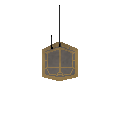
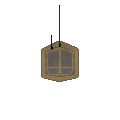
Before/after of a (120, 120) layered artwork. What changed in the layer stack:
painted on "234_1_turret_details" over <box>41,41,79,82</box>
